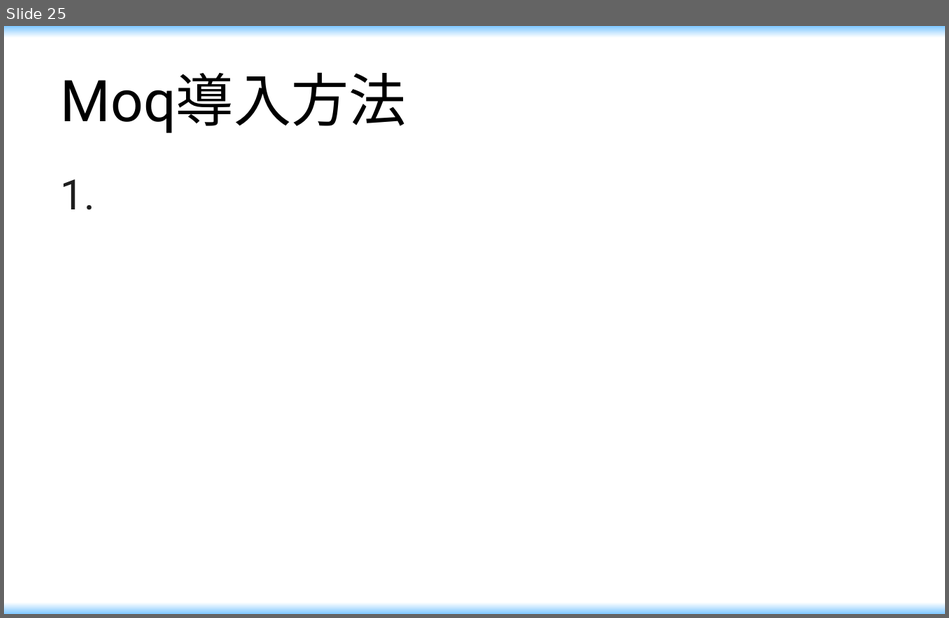
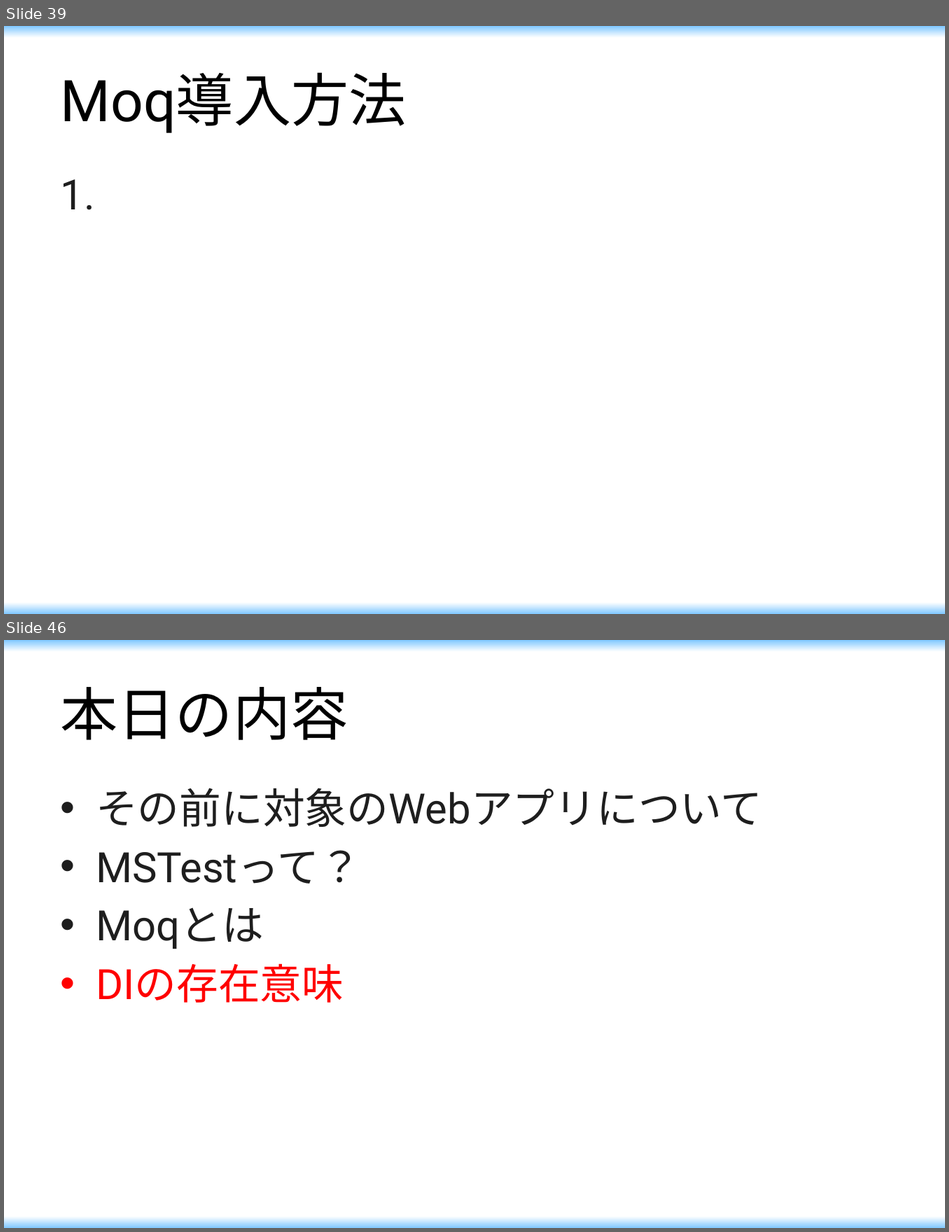
Before and after one commit to maikitakeda/first, a slide deck: document/勉強会.pptx. Shown one above the other, each under a label of ours: slide 25 before the commit, slides 39 and 46 after it; the slides between them are not shown. The pictures are 949x618 and 949x1232 pixels, drawn with LibreOffice and Linux fonts; fonts in the diff are those of the drawing. Boxes give left, top, right and bottom in pixels: in the first picture for what was removed or moved away, otherwise in the second. Text is boxed around its words. In the diff, an @@ line names an element or a change of style, - is before the commit and + after.

```diff
--- a/document/勉強会.pptx
+++ b/document/勉強会.pptx
@@ slide 46 added at [4,640,945,1228], background gradient #80C8FF to #FFFFFF @@
@@ title added at [61,687,348,740], 44 pt, text #000000 @@
+本日の内容
@@ text added at [96,788,763,1003], 32 pt, text #1E1E1E @@
+• その前に対象のWebアプリについて
+• MSTestって？
+• Moqとは
+• DIの存在意味
@@ what was slide 25 is now slide 39 @@
```
Also in this commit, not shown: 3 slides changed, 21 other slides added, 1 slide removed.
